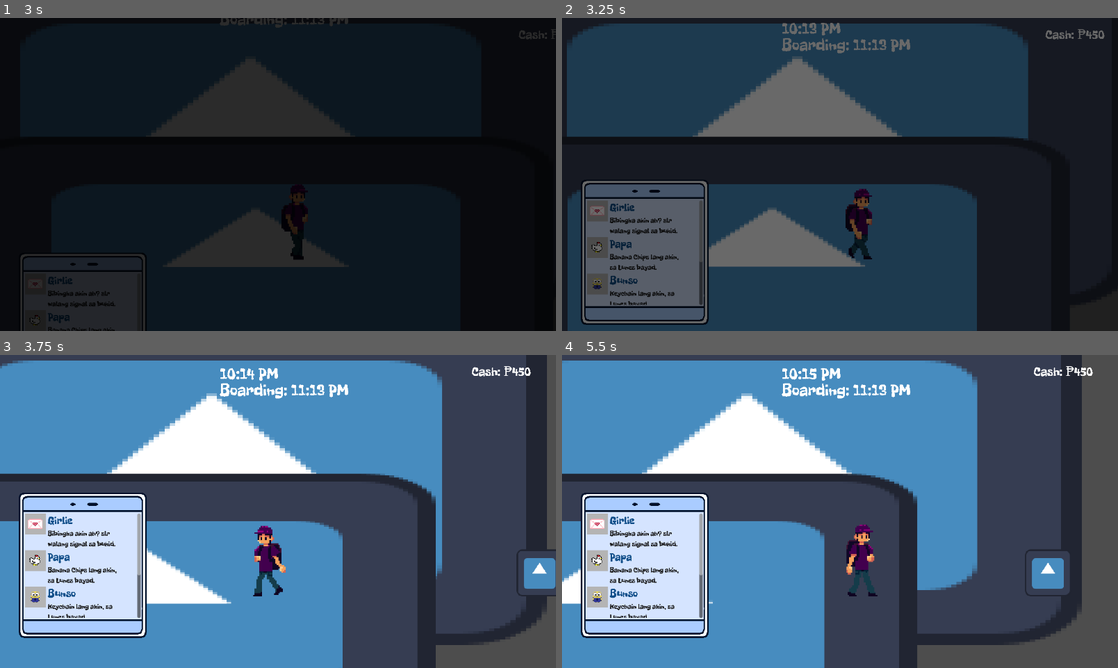
Above: before the commit, frames 1-4 (two rows, left to right).
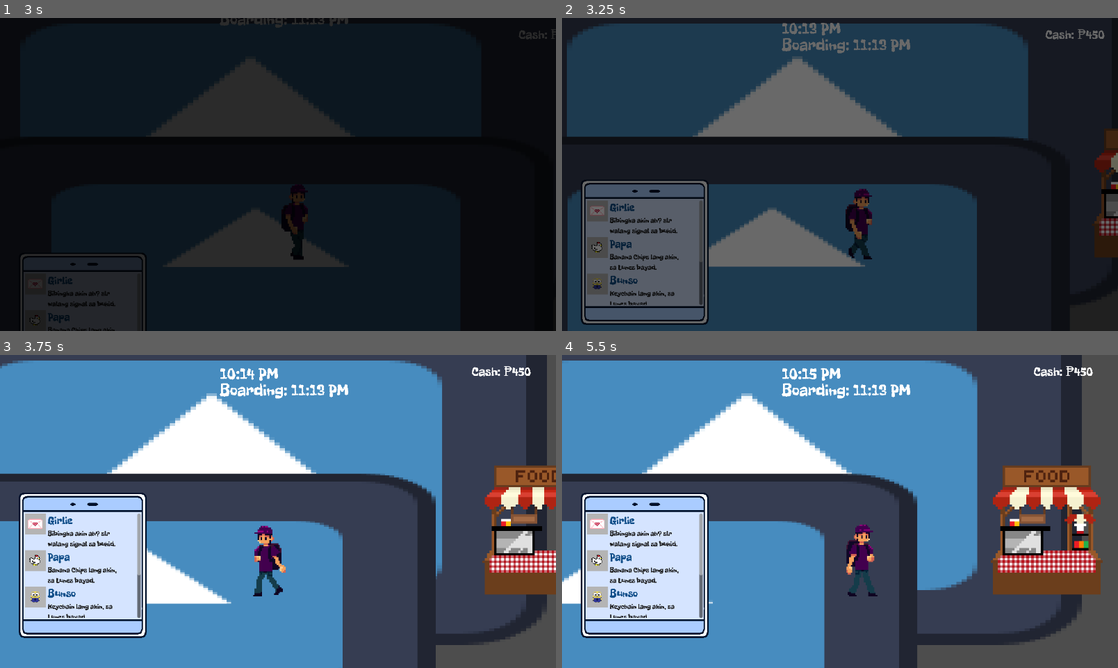
Above: after the commit, the same moments.

Repository: Ronbc779/Game-Jam
Game: Godot game, scene res://scenes/menu.tscn
Same seed, same stepped clock (60 frames per second), same inputs: the game is played once before the commit and once after it. The engine's default icon, where the game draws it, is replaced by a stand-in: a white triangle on a blue panel in a dark square.
Inputs:
- Up to frame 1 (3 s): click "START" at 0.5 s; click "START" at 1.25 s; hold E (interact) 2.03-2.78 s; hold D (right) from 2.03 s (still down); tap Enter at 2.75 s; tap Ctrl (sprint) at 2.85 s
- Up to frame 2 (3.25 s): keep holding D (right)
- Up to frame 3 (3.75 s): release D (right) at 3.53 s; hold A (left) from 3.53 s (still down); hold E (interact) from 3.53 s (still down)
- Up to frame 4 (5.5 s): release A (left) at 4.28 s; release E (interact) at 4.28 s; hold D (right) from 4.28 s (still down); tap Ctrl (sprint) at 4.35 s; hold E (interact) from 5.03 s (still down)

Frame 1 is identical in both runs. In frame 2, 1.0% of the frame differs, in the area x 95-100%, y 35-77%; in frame 3, 4.3%; in frame 4, 6.4%, in the area x 77-98%, y 35-78%.

Commit message:
feat: add shop textures

Diff:
--- a/scenes/shop.tscn
+++ b/scenes/shop.tscn
@@ -1,7 +1,7 @@
 [gd_scene format=3 uid="uid://cgfy1hdddn10w"]
 
-[ext_resource type="Texture2D" uid="uid://barq67eed08is" path="res://icon.svg" id="1_lx5au"]
 [ext_resource type="Script" uid="uid://bp7gejlnr0p3n" path="res://scripts/shop.gd" id="1_xfvoa"]
+[ext_resource type="Texture2D" uid="uid://dttxyd6433exa" path="res://assets/images/stores/toy_shop.png" id="2_1l46r"]
 [ext_resource type="FontFile" uid="uid://dlt66hrua16kh" path="res://assets/others/FreckleFace-Regular.ttf" id="3_1l46r"]
 
 [sub_resource type="RectangleShape2D" id="RectangleShape2D_13qdw"]
@@ -11,9 +11,9 @@
 script = ExtResource("1_xfvoa")
 
 [node name="Sprite2D" type="Sprite2D" parent="." unique_id=150873569]
-position = Vector2(0, -54)
-scale = Vector2(0.828125, 0.84375)
-texture = ExtResource("1_lx5au")
+position = Vector2(0, -150)
+scale = Vector2(5.5, 5.607)
+texture = ExtResource("2_1l46r")
 
 [node name="Area2D" type="Area2D" parent="." unique_id=451416821]
 
--- a/scripts/shop.gd
+++ b/scripts/shop.gd
@@ -10,6 +10,7 @@
 var shop_ui: Control
 
 func _ready() -> void:
+	$Sprite2D.texture = load("res://assets/images/stores/%s_shop.png" % category)
 	shop_ui = get_node(shop_ui_path)
 	shop_ui.visible = false
 	prompt_label.visible = false
Renamed: assets/images/stores/souvenir_shop2.png -> assets/images/stores/souvenir_shop.png
Not shown, changed: assets/images/stores/souvenir_shop.png.import
